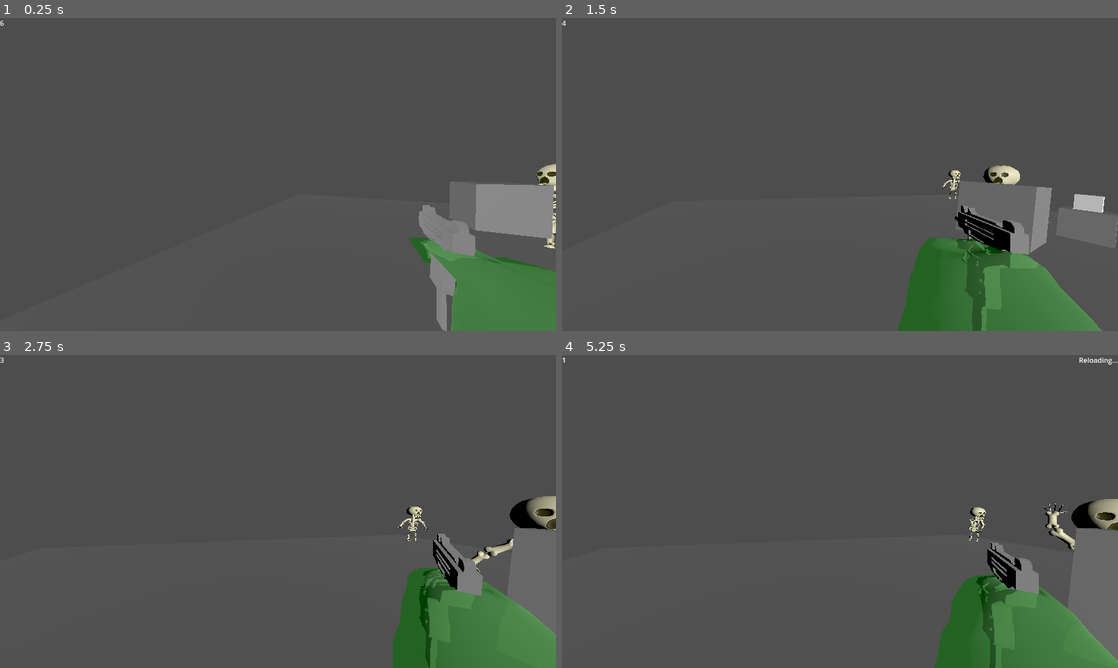
Above: before the commit, frames 1-4 (two rows, left to right).
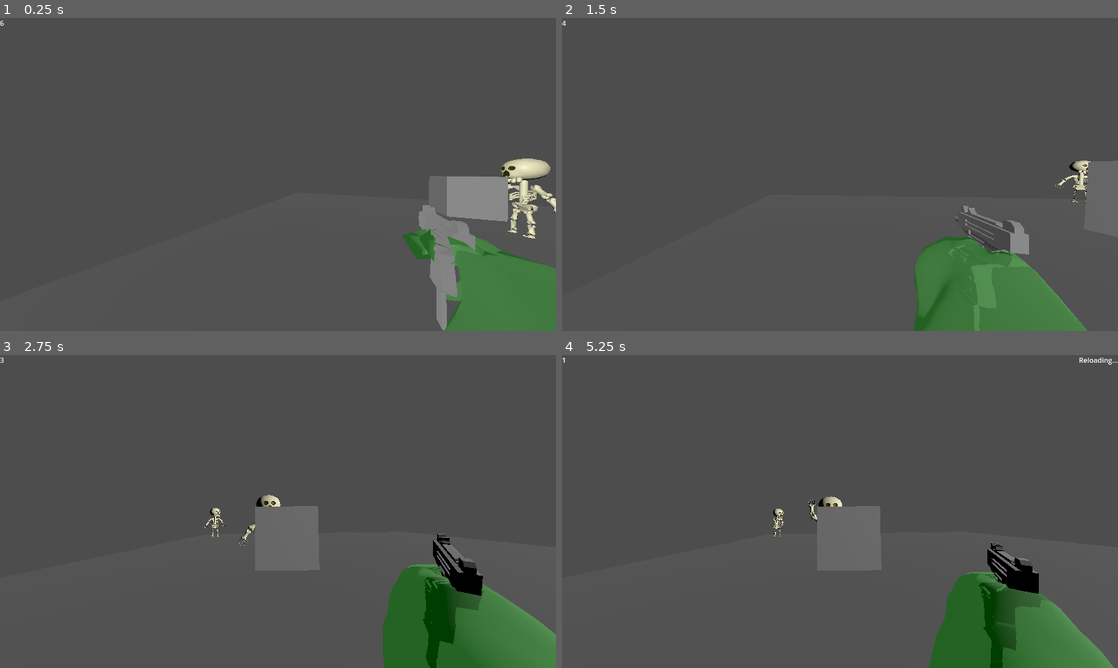
Above: after the commit, the same moments.

Repository: WNPendleton/Oozi
Game: Godot game, scene res://scenes/sandbox.tscn
The game is run twice, just before and just after one commit, with the same random seed, the same clock (stepped at 60 frames per second) and the same inputs.
Inputs (mouse positions are in pixels of both pictures, inside the frame that each line leads up to):
- Up to frame 1 (0.25 s): no input
- Up to frame 2 (1.5 s): move the mouse to (962, 158) at 0.52 s; click (962, 158) at 0.6 s; move the mouse to (728, 190) at 1.27 s; click (728, 190) at 1.35 s
- Up to frame 3 (2.75 s): move the mouse to (333, 442) at 2.02 s; click (333, 442) at 2.1 s
- Up to frame 4 (5.25 s): move the mouse to (812, 574) at 2.77 s; click (812, 574) at 2.85 s; move the mouse to (1006, 558) at 3.52 s; click (1006, 558) at 3.6 s; right-click (1006, 558) at 4.15 s; move the mouse to (673, 464) at 4.27 s; click (673, 464) at 4.35 s; move the mouse to (867, 511) at 5.02 s; click (867, 511) at 5.1 s

The runs differ from the first frame. In frame 1, 4.6% of the frame differs, in the area x 72-100%, y 44-100%; in frame 2, 6.1%, in the area x 60-100%, y 45-100%; in frame 3, 5.6%; in frame 4, 5.4%.

Commit message:
player curve stuff

Diff:
--- a/scenes/sandbox.tscn
+++ b/scenes/sandbox.tscn
@@ -27,22 +27,22 @@
 render_priority = 0
 shader = SubResource("Shader_5vaxa")
 
+[sub_resource type="CapsuleShape3D" id="CapsuleShape3D_x0st1"]
+
 [sub_resource type="BoxShape3D" id="BoxShape3D_duokt"]
 
 [sub_resource type="BoxMesh" id="BoxMesh_1vcqo"]
 
 [sub_resource type="Curve3D" id="Curve3D_w8odi"]
 _data = {
-"points": PackedVector3Array(0, 0, 0, 0, 0, 0, -5.512, 0, 3.655, 0.440741, 0.12675, 1.0166, -0.440741, -0.12675, -1.0166, -7.28245, -0.157774, -0.145092, 0, 0, 0, 0, 0, 0, -5.95491, -0.236957, -2.67288),
+"points": PackedVector3Array(0, 0, 0, 0, 0, 0, -5.512, 1, 3.655, 0.440741, 0.12675, 1.0166, -0.440741, -0.12675, -1.0166, -7.282, 1, -0.145, -1.28863, -0.062552, 0.00341368, 1.28863, 0.062552, -0.00341368, -5.955, 1, -2.673),
 "tilts": PackedFloat32Array(0, 0, 0)
 }
 point_count = 3
 
-[sub_resource type="CapsuleShape3D" id="CapsuleShape3D_x0st1"]
-
 [sub_resource type="Curve3D" id="Curve3D_f1v4f"]
 _data = {
-"points": PackedVector3Array(0, 0, 0, 0, 0, 0, -5.95491, -0.236957, -2.67288, -2.69664, -0.000843048, 0.77015, 2.69664, 0.000843048, -0.77015, -3.23273, 0.00689316, -7.85777, 0, 0, 0, 0, 0, 0, 3.36408, 0.00640202, -7.72741),
+"points": PackedVector3Array(-4.08113, -0.0543575, -1.05879, 4.08113, 0.0543575, 1.05879, -5.955, 1, -2.673, -2.69664, -0.000843048, 0.77015, 2.69664, 0.000843048, -0.77015, -3.233, 1, -7.858, 0, 0, 0, 0, 0, 0, 3.364, 1, -7.727),
 "tilts": PackedFloat32Array(0, 0, 0)
 }
 point_count = 3
@@ -74,36 +74,18 @@
 transform = Transform3D(0.5, 0, 0, 0, 0.5, 0, 0, 0, 0.5, 0, 1.25, 0)
 material = SubResource("ShaderMaterial_noepv")
 
-[node name="StaticBody3D" type="StaticBody3D" parent="3DWorld"]
-transform = Transform3D(1, 0, 0, 0, 1, 0, 0, 0, 1, -3.00421, 1.1991, -2.53903)
-
-[node name="CollisionShape3D" type="CollisionShape3D" parent="3DWorld/StaticBody3D"]
-shape = SubResource("BoxShape3D_duokt")
-
-[node name="MeshInstance3D" type="MeshInstance3D" parent="3DWorld/StaticBody3D"]
-mesh = SubResource("BoxMesh_1vcqo")
-
-[node name="Path3D" type="Path3D" parent="3DWorld"]
-curve = SubResource("Curve3D_w8odi")
-
-[node name="PathFollow3D" type="PathFollow3D" parent="3DWorld/Path3D" node_paths=PackedStringArray("EncounterNode")]
-transform = Transform3D(0.906451, -0.0158823, 0.422013, -9.31323e-10, 0.999292, 0.0376079, -0.422311, -0.0340898, 0.90581, -5.512, 0, 3.655)
-loop = false
-script = ExtResource("2_xcdaw")
-Path_Speed = 0.5
-EncounterNode = NodePath("../../Node3D")
-
-[node name="Player" type="CharacterBody3D" parent="3DWorld/Path3D/PathFollow3D" node_paths=PackedStringArray("reload_text", "bullet_count")]
-transform = Transform3D(1, 0, 0, 0, 1, 0, 0, 0, 1, 0, 1.48014, 0)
+[node name="Player" type="CharacterBody3D" parent="3DWorld" node_paths=PackedStringArray("chosen_path_follow", "reload_text", "bullet_count")]
+transform = Transform3D(0.906451, -0.0158823, 0.422013, -9.31323e-10, 0.999292, 0.0376079, -0.422311, -0.0340898, 0.90581, -5.53551, 1.47909, 3.60454)
 script = ExtResource("1_gn5a0")
 arm_range = Vector2(1.25, 0.625)
 arm_base = Vector2(-0.5, 0)
 max_ammo = 6
+chosen_path_follow = NodePath("../Path3D/PathFollow3D")
 reload_timer = 2.0
-reload_text = NodePath("../../../../UI/reload_text")
-bullet_count = NodePath("../../../../UI/bullet_count")
-
-[node name="Viewmodel" type="SoftBody3D" parent="3DWorld/Path3D/PathFollow3D/Player"]
+reload_text = NodePath("../../UI/reload_text")
+bullet_count = NodePath("../../UI/bullet_count")
+
+[node name="Viewmodel" type="SoftBody3D" parent="3DWorld/Player"]
 transform = Transform3D(0.544639, -0.393732, -0.740503, 0, 0.882947, -0.469472, 0.838671, 0.255692, 0.480888, 0.428, -0.3, -0.416)
 material_override = ExtResource("3_e55gt")
 mesh = ExtResource("2_7ub2u")
@@ -140,36 +122,56 @@
 attachments/7/spatial_attachment_path = NodePath("../ArmAnchor/Uzi")
 attachments/7/offset = Vector3(0.227882, 0.277671, -0.219239)
 
-[node name="Camera" type="Camera3D" parent="3DWorld/Path3D/PathFollow3D/Player"]
+[node name="Camera" type="Camera3D" parent="3DWorld/Player"]
 transform = Transform3D(1, 0, 0, 0, 1, 0, 0, 0, 1, 0, 0.5, 0)
 current = true
 fov = 90.0
 
-[node name="Collider" type="CollisionShape3D" parent="3DWorld/Path3D/PathFollow3D/Player"]
+[node name="Collider" type="CollisionShape3D" parent="3DWorld/Player"]
 shape = SubResource("CapsuleShape3D_x0st1")
 
-[node name="ArmAnchor" type="Node3D" parent="3DWorld/Path3D/PathFollow3D/Player"]
+[node name="ArmAnchor" type="Node3D" parent="3DWorld/Player"]
 transform = Transform3D(1, 0, 0, 0, 1, 0, 0, 0, 1, 0.7, 0, -0.56492)
 
-[node name="Uzi" type="MeshInstance3D" parent="3DWorld/Path3D/PathFollow3D/Player/ArmAnchor"]
+[node name="Uzi" type="MeshInstance3D" parent="3DWorld/Player/ArmAnchor"]
 transform = Transform3D(-2.98023e-08, 0, -1, 0, 1, 0, 1, 0, -2.98023e-08, 0, -0.0460963, -0.25)
 mesh = ExtResource("3_22wcl")
 
-[node name="Markers" type="Node3D" parent="3DWorld/Path3D/PathFollow3D/Player/ArmAnchor"]
+[node name="Markers" type="Node3D" parent="3DWorld/Player/ArmAnchor"]
 transform = Transform3D(0.95882, 0, 0.284015, 0, 1, 0, -0.284015, 0, 0.95882, 0, 0, 0)
 
-[node name="Tip" type="Node3D" parent="3DWorld/Path3D/PathFollow3D/Player/ArmAnchor/Markers"]
+[node name="Tip" type="Node3D" parent="3DWorld/Player/ArmAnchor/Markers"]
 transform = Transform3D(-2.98023e-08, 0, -1, 0, 1, 0, 1, 0, -2.98023e-08, 0.502319, 0, -1.5)
 
-[node name="Back" type="Node3D" parent="3DWorld/Path3D/PathFollow3D/Player/ArmAnchor/Markers"]
+[node name="Back" type="Node3D" parent="3DWorld/Player/ArmAnchor/Markers"]
 transform = Transform3D(-2.98023e-08, 0, -1, 0, 1, 0, 1, 0, -2.98023e-08, -0.504279, -0.00100005, 1.499)
 
-[node name="Trigger" type="Node3D" parent="3DWorld/Path3D/PathFollow3D/Player/ArmAnchor/Markers"]
+[node name="Trigger" type="Node3D" parent="3DWorld/Player/ArmAnchor/Markers"]
 transform = Transform3D(0.999999, 0, -3.8743e-07, 0, 1, 0, 3.8743e-07, 0, 0.999999, 0.0966836, 0.12842, -0.327205)
 
-[node name="reload_timer" type="Timer" parent="3DWorld/Path3D/PathFollow3D/Player"]
+[node name="reload_timer" type="Timer" parent="3DWorld/Player"]
+
+[node name="StaticBody3D" type="StaticBody3D" parent="3DWorld"]
+transform = Transform3D(1, 0, 0, 0, 1, 0, 0, 0, 1, -3.00421, 1.1991, -2.53903)
+
+[node name="CollisionShape3D" type="CollisionShape3D" parent="3DWorld/StaticBody3D"]
+shape = SubResource("BoxShape3D_duokt")
+
+[node name="MeshInstance3D" type="MeshInstance3D" parent="3DWorld/StaticBody3D"]
+mesh = SubResource("BoxMesh_1vcqo")
+
+[node name="Path3D" type="Path3D" parent="3DWorld"]
+curve = SubResource("Curve3D_w8odi")
+
+[node name="PathFollow3D" type="PathFollow3D" parent="3DWorld/Path3D" node_paths=PackedStringArray("EncounterNode")]
+transform = Transform3D(0.906451, -0.0158823, 0.422013, -9.31323e-10, 0.999292, 0.0376079, -0.422311, -0.0340898, 0.90581, -5.512, 0, 3.655)
+loop = false
+script = ExtResource("2_xcdaw")
+Path_Speed = 0.5
+EncounterNode = NodePath("../../Node3D")
 
 [node name="Path3D2" type="Path3D" parent="3DWorld"]
+transform = Transform3D(0.999704, 0.00562597, -0.0236729, -0.00566812, 0.999982, -0.00171369, 0.0236628, 0.00184738, 0.999718, 0, 0, 0)
 curve = SubResource("Curve3D_f1v4f")
 
 [node name="Node3D" type="Node3D" parent="3DWorld" node_paths=PackedStringArray("PathFollow", "Next_Path")]
--- a/scripts/Player.gd
+++ b/scripts/Player.gd
@@ -3,10 +3,12 @@
 @export var arm_range : Vector2
 @export var arm_base : Vector2
 @export var max_ammo : int
+@export var chosen_path_follow : PathFollow3D
 @export_category("Reload Bullshit")
 @export var reload_timer : float
 @export var reload_text : Label
 @export var bullet_count : Label
+
 
 var init_counter = 0.2
 
@@ -15,6 +17,8 @@
 var ray_length = 500.0
 
 var reloading = false
+
+var follow_speed = 10
 
 @onready var current_ammo = max_ammo
 
@@ -44,6 +48,13 @@
 	$ArmAnchor.transform.basis = Basis()
 	$ArmAnchor.rotate_object_local(Vector3(0,1,0), arm_base.x - (arm_range.x * mouse_offset.x))
 	$ArmAnchor.rotate_object_local(Vector3(1,0,0), arm_base.y - (arm_range.y * mouse_offset.y))
+
+	if init_counter <= 0:
+		if chosen_path_follow != null:
+			global_transform.origin = global_transform.origin.lerp(chosen_path_follow.global_transform.origin, delta * follow_speed)
+			#global_transform.origin = global_transform.origin.move_toward(chosen_path_follow.global_transform.origin, delta * follow_speed)
+			global_rotation = global_rotation.lerp(chosen_path_follow.global_rotation, delta * follow_speed)
+			#global_rotation = global_rotation.move_toward(chosen_path_follow.global_rotation, delta * rotation_follow_speed)
 
 	if Input.is_action_just_pressed("shoot"):
 		if !reloading && current_ammo > 0:
